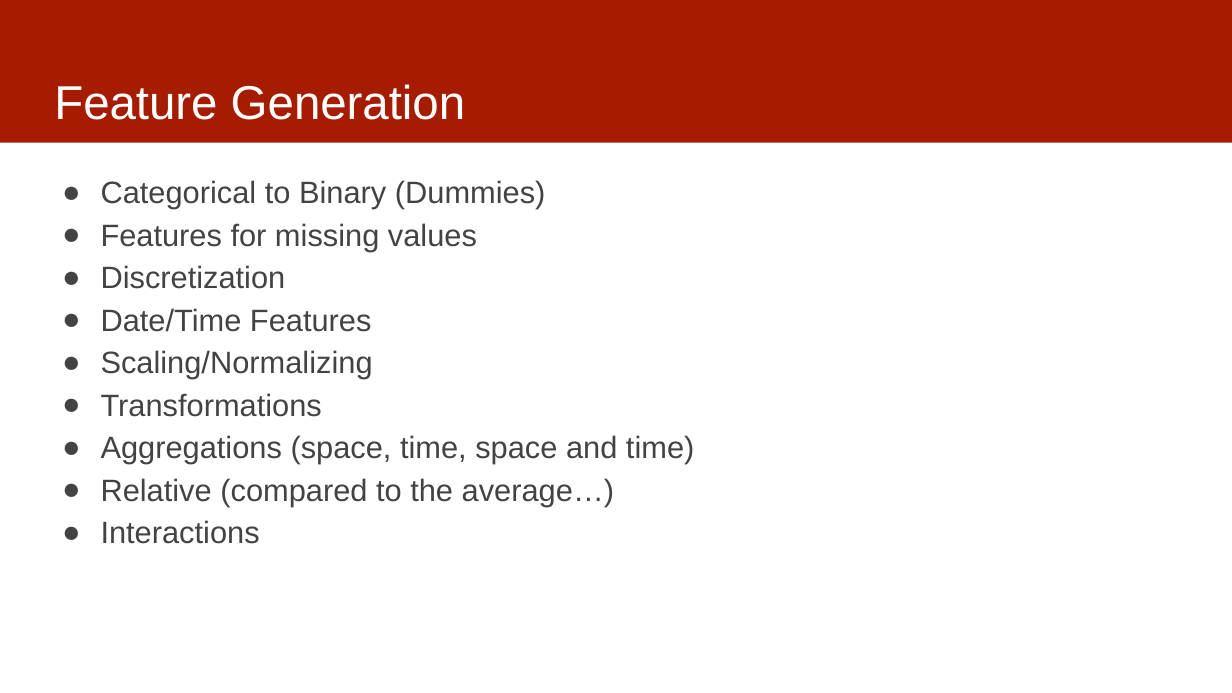
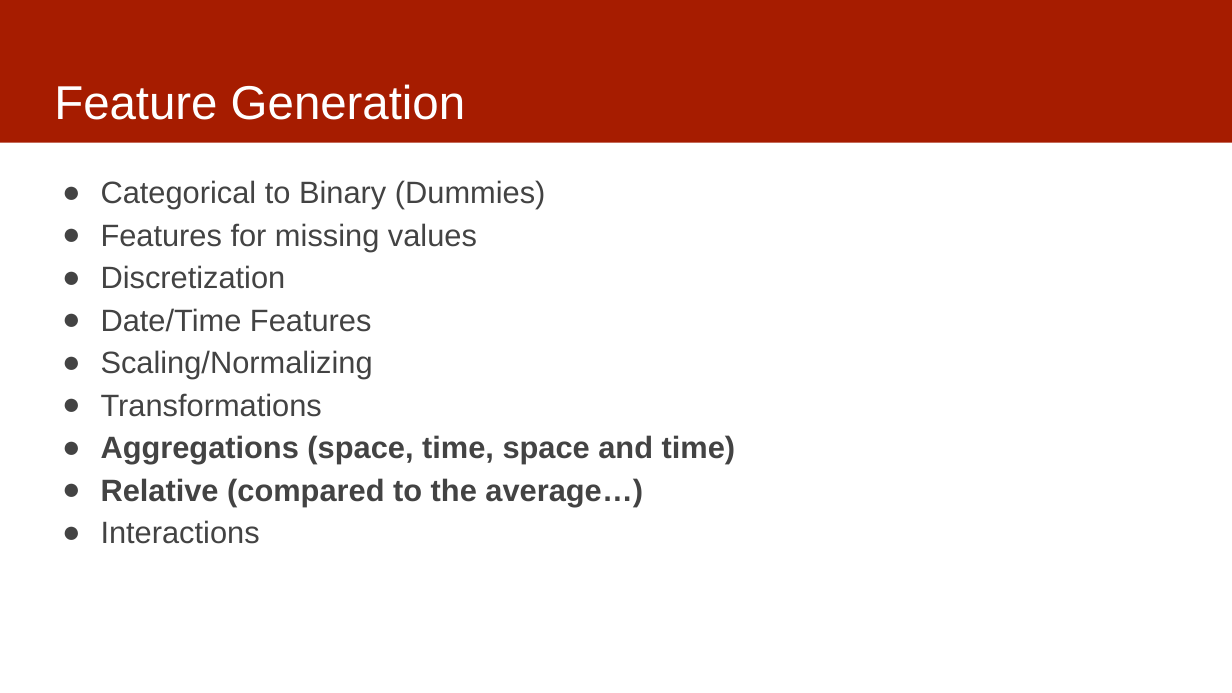
Before and after one commit to dssg/mlforpublicpolicylab, a slide deck: slide 8 of 05 - Features/features-and-imputation.pptx. Drawn at 1232x693 pixels with LibreOffice and Linux fonts; fonts in the diff are those of the drawing. Boxes give left, top, right and bottom in pixels: in the first picture for what was removed or moved away, otherwise in the second. Text is boxed around its words. In the diff, an @@ line names an element or a change of style, - is before the commit and + after.

Commit message:
updated features

```diff
--- a/05 - Features/features-and-imputation.pptx
+++ b/05 - Features/features-and-imputation.pptx
@@ text at box(101, 435, 736, 506): bold on in "Aggregations (space, time, space and time)", "Relative (compared to the average…)" @@
```
Also in this commit, not shown: 4 other slides changed, 1 slide added.
